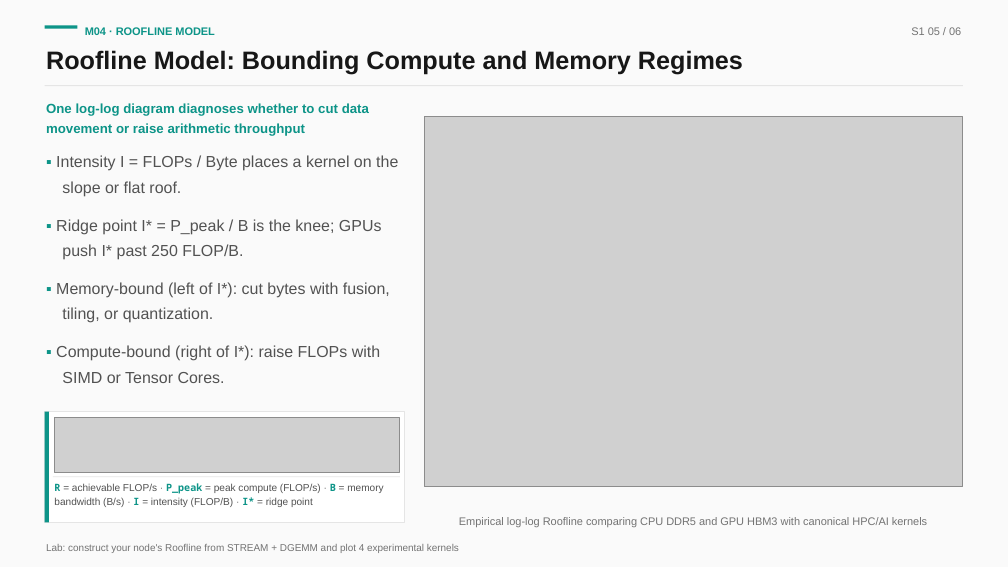
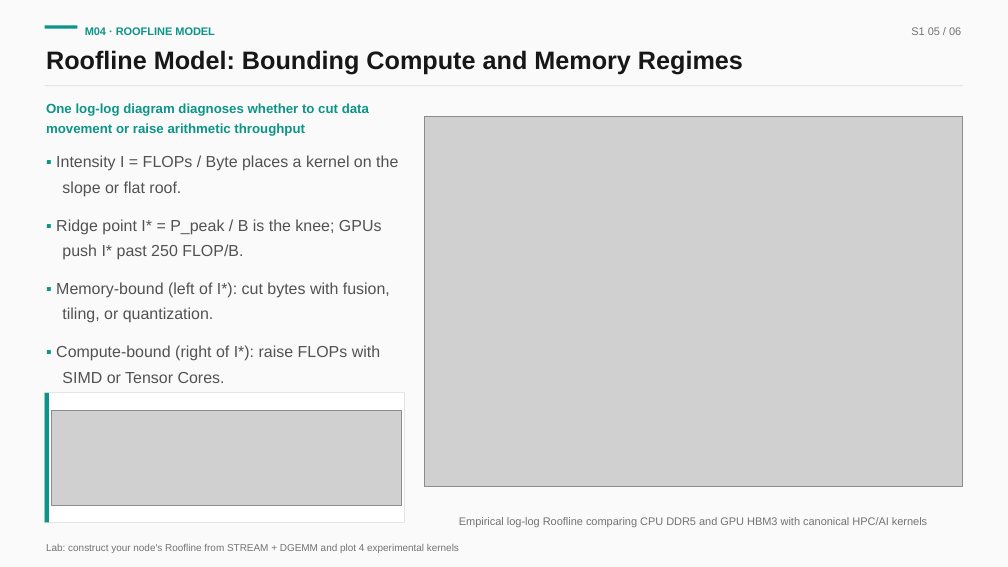
Before and after one commit to hkust-asc/asc27-curriculum, a slide deck: slide 5 of slides/odp/01-stage1-foundations.odp. Drawn at 1008x567 pixels with LibreOffice and Linux fonts; fonts in the diff are those of the drawing; grey boxes stand for pictures. Boxes give left, top, right and bottom in pixels: in the first picture for what was removed or moved away, otherwise in the second. Text is boxed around its words. In the diff, an @@ line names an element or a change of style, - is before the commit and + after.

```diff
--- a/slides/odp/01-stage1-foundations.odp
+++ b/slides/odp/01-stage1-foundations.odp
@@ rectangle: place and size @@
-rectangle at [45, 411, 405, 522]
+rectangle at [45, 393, 405, 523]
@@ rectangle: place and size @@
-rectangle at [45, 411, 49, 522]
+rectangle at [45, 393, 49, 523]
@@ picture: place and size @@
-picture at [54, 417, 400, 473]
+picture at [52, 410, 402, 505]
@@ rectangle removed at [53, 476, 400, 477] @@
@@ text removed at [54, 483, 383, 507] @@
-R = achievable FLOP/s · P_peak = peak compute (FLOP/s) · B = memory bandwidth (B/s) · I = intensity (FLOP/B) · I* = ridge point
```
Also in this commit, not shown: 3 other slides changed, 25 other files.
